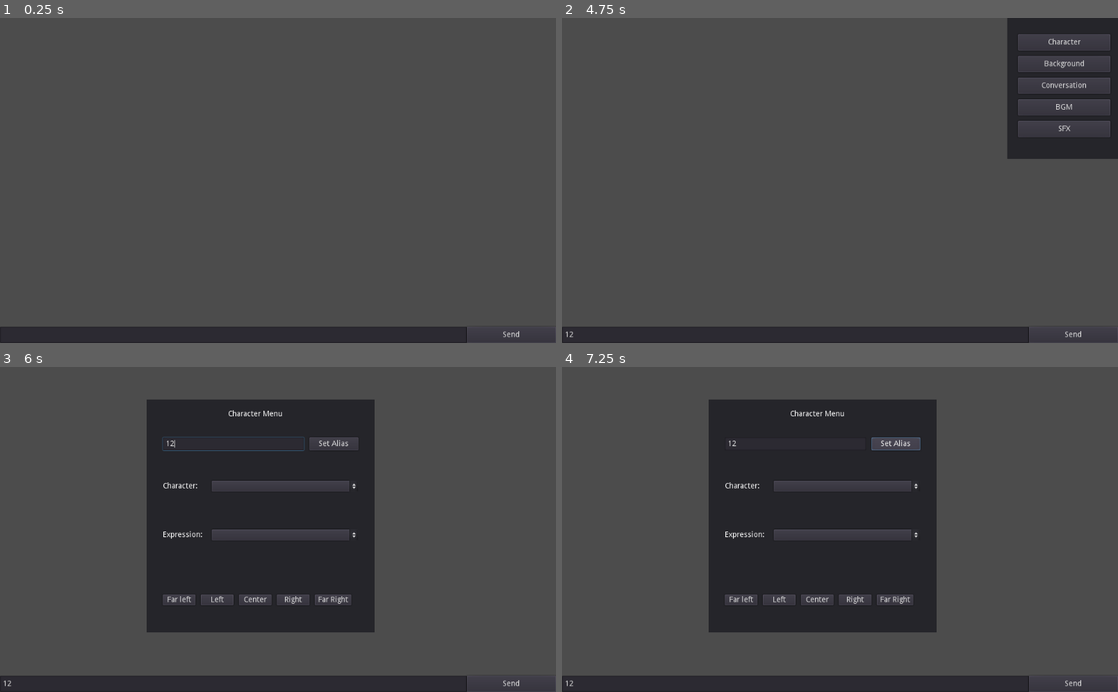
Above: before the commit, frames 1-4 (two rows, left to right).
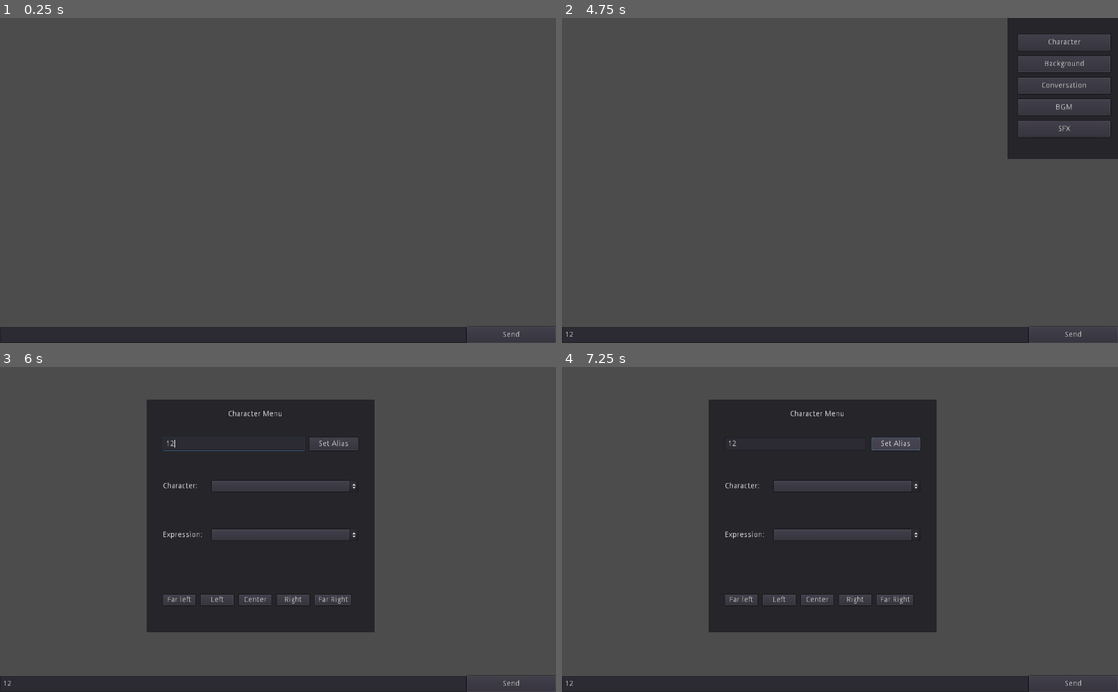
Above: after the commit, the same moments.

Repository: Tsumekiri/Open-Multiplayer-VN
Game: Godot game, scene res://Scenes/Game/Game.tscn
Two runs of this game, one before a commit and one after it. Both use one fixed random seed, a clock stepped at 60 frames per second and the inputs below. This scene is started directly instead of the project's main scene.
Inputs (mouse positions are in pixels of both pictures, inside the frame that each line leads up to):
- Up to frame 1 (0.25 s): no input
- Up to frame 2 (4.75 s): click (795, 336) at 0.52 s; type "12" at 0.6 s; click "Send" at 1.25 s; click "Send" at 2 s; click "Send" at 2.75 s; tap Enter at 3.5 s; move the mouse to (840, 40) at 3.52 s; click (840, 40) at 3.67 s; tap Space at 4.25 s; move the mouse to (1056, 122) at 4.27 s; click (1056, 122) at 4.42 s
- Up to frame 3 (6 s): click "Character" at 5 s; click (233, 445) at 5.77 s; type "12" at 5.85 s
- Up to frame 4 (7.25 s): click "Set Alias" at 6.5 s

The runs differ from the first frame. In frame 1, less than 0.1% of the frame differs, in the area x 90-94%, y 96-99%; in frame 2, 0.1%; in frame 3, 0.3%, in the area x 0-94%, y 13-99%; in frame 4, 0.3%.

Commit message:
Added background and conversation menu

Diff:
--- /dev/null
+++ b/Resources/Collision/BackgroundMenu.tres
@@ -0,0 +1,4 @@
+[gd_resource type="RectangleShape2D" format=2]
+
+[resource]
+extents = Vector2( 210, 214.413 )
--- a/Scenes/Game/Game.tscn
+++ b/Scenes/Game/Game.tscn
@@ -1,9 +1,11 @@
-[gd_scene load_steps=5 format=2]
+[gd_scene load_steps=7 format=2]
 
 [ext_resource path="res://Scenes/Util/TopBar.tscn" type="PackedScene" id=1]
 [ext_resource path="res://Scenes/Util/BottomBar.tscn" type="PackedScene" id=2]
 [ext_resource path="res://Scenes/Util/RightBar.tscn" type="PackedScene" id=3]
 [ext_resource path="res://Scenes/Menu/CharacterMenu.tscn" type="PackedScene" id=4]
+[ext_resource path="res://Scenes/Menu/BackgroundMenu.tscn" type="PackedScene" id=5]
+[ext_resource path="res://Scenes/Menu/ConversationMenu.tscn" type="PackedScene" id=6]
 
 [node name="Game" type="Control"]
 anchor_right = 1.0
@@ -22,4 +24,21 @@
 margin_top = 60.0
 margin_right = 690.0
 margin_bottom = 490.0
+
+[node name="BackgroundMenu" parent="." instance=ExtResource( 5 )]
+visible = false
+margin_left = 270.0
+margin_top = 60.0
+margin_right = -334.0
+margin_bottom = -110.0
+selector = "Background"
+
+[node name="ConversationMenu" parent="." instance=ExtResource( 6 )]
+visible = false
+margin_left = 270.0
+margin_top = 60.0
+margin_right = -334.0
+margin_bottom = -110.0
+[connection signal="open_menu" from="RightBar" to="ConversationMenu" method="_on_RightBar_open_menu"]
 [connection signal="open_menu" from="RightBar" to="CharacterMenu" method="_on_RightBar_open_menu"]
+[connection signal="open_menu" from="RightBar" to="BackgroundMenu" method="_on_RightBar_open_menu"]
--- /dev/null
+++ b/Scenes/Menu/BackgroundMenu.tscn
@@ -0,0 +1,41 @@
+[gd_scene load_steps=3 format=2]
+
+[ext_resource path="res://Scripts/Scenes/Menu/BackgroundMenu.gd" type="Script" id=1]
+[ext_resource path="res://Scenes/Menu/Generic/IngameMenu.tscn" type="PackedScene" id=2]
+
+[node name="BackgroundMenu" type="Control"]
+anchor_right = 1.0
+anchor_bottom = 1.0
+margin_right = -604.0
+margin_bottom = -170.0
+mouse_filter = 2
+script = ExtResource( 1 )
+
+[node name="IngameMenu" parent="." instance=ExtResource( 2 )]
+title = "Background Menu"
+
+[node name="BackgroundSet" type="OptionButton" parent="."]
+editor/display_folded = true
+margin_left = 140.0
+margin_top = 110.0
+margin_right = 380.0
+margin_bottom = 130.0
+
+[node name="Label" type="Label" parent="BackgroundSet"]
+margin_left = -110.0
+margin_right = -8.0
+margin_bottom = 20.0
+text = "Background Set:"
+
+[node name="Background" type="OptionButton" parent="."]
+margin_left = 140.0
+margin_top = 170.0
+margin_right = 380.0
+margin_bottom = 190.0
+
+[node name="Label" type="Label" parent="Background"]
+margin_left = -110.0
+margin_right = -8.0
+margin_bottom = 20.0
+text = "Background:"
+[connection signal="visibility_s" from="IngameMenu" to="." method="change_visibility"]
--- a/Scenes/Menu/CharacterMenu.tscn
+++ b/Scenes/Menu/CharacterMenu.tscn
@@ -1,30 +1,17 @@
 [gd_scene load_steps=3 format=2]
 
 [ext_resource path="res://Scripts/Scenes/Menu/CharacterMenu.gd" type="Script" id=1]
-[ext_resource path="res://Resources/Collision/CharacterMenu.tres" type="Shape2D" id=2]
+[ext_resource path="res://Scenes/Menu/Generic/IngameMenu.tscn" type="PackedScene" id=2]
 
-[node name="CharacterMenu" type="Panel"]
+[node name="CharacterMenu" type="Control"]
 margin_right = 420.0
 margin_bottom = 430.0
 mouse_filter = 2
 script = ExtResource( 1 )
+selector = "Character"
 
-[node name="Title" type="Label" parent="."]
-margin_left = 150.0
-margin_top = 20.0
-margin_right = 250.0
-margin_bottom = 40.0
-text = "Character Menu"
-
-[node name="Area2D" type="Area2D" parent="."]
-editor/display_folded = true
-position = Vector2( 210, 215.415 )
-
-[node name="CollisionShape2D" type="CollisionShape2D" parent="Area2D"]
-shape = ExtResource( 2 )
-__meta__ = {
-"_edit_lock_": true
-}
+[node name="IngameMenu" parent="." instance=ExtResource( 2 )]
+title = "Character Menu"
 
 [node name="Alias" type="LineEdit" parent="."]
 editor/display_folded = true
@@ -32,6 +19,8 @@
 margin_top = 70.0
 margin_right = 290.0
 margin_bottom = 94.0
+caret_blink = true
+caret_blink_speed = 0.5
 
 [node name="Button" type="Button" parent="Alias"]
 margin_left = 270.0
@@ -104,4 +93,4 @@
 margin_right = 377.0
 margin_bottom = 380.0
 text = "Far Right"
-[connection signal="input_event" from="Area2D" to="." method="_on_Area2D_input_event"]
+[connection signal="visibility_s" from="IngameMenu" to="." method="change_visibility"]
--- /dev/null
+++ b/Scenes/Menu/ConversationMenu.tscn
@@ -0,0 +1,85 @@
+[gd_scene load_steps=3 format=2]
+
+[ext_resource path="res://Scripts/Scenes/Menu/ConversationMenu.gd" type="Script" id=1]
+[ext_resource path="res://Scenes/Menu/Generic/IngameMenu.tscn" type="PackedScene" id=2]
+
+[node name="ConversationMenu" type="Control"]
+anchor_right = 1.0
+anchor_bottom = 1.0
+margin_right = -604.0
+margin_bottom = -170.0
+mouse_filter = 2
+script = ExtResource( 1 )
+selector = "Conversation"
+
+[node name="IngameMenu" parent="." instance=ExtResource( 2 )]
+title = "Conversation Menu"
+
+[node name="NewConversation" type="LineEdit" parent="."]
+margin_left = 20.0
+margin_top = 80.0
+margin_right = 250.0
+margin_bottom = 104.0
+
+[node name="Create" type="Button" parent="NewConversation"]
+margin_left = 240.0
+margin_right = 380.0
+margin_bottom = 24.0
+text = "Create Conversation"
+
+[node name="CurrentConversation" type="OptionButton" parent="."]
+margin_left = 20.0
+margin_top = 140.0
+margin_right = 250.0
+margin_bottom = 164.0
+
+[node name="Delete" type="Button" parent="CurrentConversation"]
+margin_left = 240.0
+margin_right = 382.0
+margin_bottom = 24.0
+text = "Delete Conversation"
+
+[node name="Positions" type="Control" parent="."]
+editor/display_folded = true
+margin_left = 20.0
+margin_top = 280.0
+margin_right = 60.0
+margin_bottom = 320.0
+
+[node name="FarLeft" type="Button" parent="Positions"]
+margin_left = 10.0
+margin_right = 70.0
+margin_bottom = 20.0
+text = "Far Left"
+
+[node name="Left" type="Button" parent="Positions"]
+margin_left = 80.0
+margin_right = 140.0
+margin_bottom = 20.0
+text = "Left"
+
+[node name="Center" type="Button" parent="Positions"]
+margin_left = 150.0
+margin_right = 210.0
+margin_bottom = 20.0
+text = "Center"
+
+[node name="Right" type="Button" parent="Positions"]
+margin_left = 220.0
+margin_right = 280.0
+margin_bottom = 20.0
+text = "Right"
+
+[node name="FarRight" type="Button" parent="Positions"]
+margin_left = 290.0
+margin_right = 357.0
+margin_bottom = 20.0
+text = "Far Right"
+
+[node name="Label" type="Label" parent="."]
+margin_left = 150.0
+margin_top = 250.0
+margin_right = 266.0
+margin_bottom = 270.0
+text = "Character Position"
+[connection signal="visibility_s" from="IngameMenu" to="." method="change_visibility"]
--- /dev/null
+++ b/Scenes/Menu/Generic/IngameMenu.tscn
@@ -0,0 +1,26 @@
+[gd_scene load_steps=3 format=2]
+
+[ext_resource path="res://Scripts/Scenes/Menu/Generic/IngameMenu.gd" type="Script" id=1]
+[ext_resource path="res://Resources/Collision/BackgroundMenu.tres" type="Shape2D" id=2]
+
+[node name="IngameMenu" type="Panel"]
+margin_right = 420.0
+margin_bottom = 430.0
+mouse_filter = 2
+script = ExtResource( 1 )
+
+[node name="Title" type="Label" parent="."]
+margin_left = 150.0
+margin_top = 20.0
+margin_right = 250.0
+margin_bottom = 40.0
+
+[node name="Area2D" type="Area2D" parent="."]
+position = Vector2( 210, 215.113 )
+
+[node name="CollisionShape2D" type="CollisionShape2D" parent="Area2D"]
+shape = ExtResource( 2 )
+__meta__ = {
+"_edit_lock_": true
+}
+[connection signal="input_event" from="Area2D" to="." method="_on_Area2D_input_event"]
--- /dev/null
+++ b/Scripts/Scenes/Menu/BackgroundMenu.gd
@@ -0,0 +1 @@
+extends "res://Scripts/Scenes/Menu/Generic/IngameMenuParent.gd"
--- a/Scripts/Scenes/Menu/CharacterMenu.gd
+++ b/Scripts/Scenes/Menu/CharacterMenu.gd
@@ -1,4 +1 @@
-extends "res://Scripts/Util/GameMenu.gd"
-
-func _ready():
-	self.menuTitle = "Character"
+extends "res://Scripts/Scenes/Menu/Generic/IngameMenuParent.gd"
--- /dev/null
+++ b/Scripts/Scenes/Menu/ConversationMenu.gd
@@ -0,0 +1 @@
+extends "res://Scripts/Scenes/Menu/Generic/IngameMenuParent.gd"
--- /dev/null
+++ b/Scripts/Scenes/Menu/Generic/IngameMenu.gd
@@ -0,0 +1,16 @@
+extends Panel
+
+export(String) var title setget set_title, get_title
+
+signal visibility_s(show)
+
+func set_title(pTitle: String):
+	title = pTitle
+	$Title.set_text(title)
+
+func get_title():
+	return title
+
+func _on_Area2D_input_event(viewport, event, shape_idx):
+	if (event is InputEventMouseButton and event.pressed and event.button_index == BUTTON_RIGHT):
+		emit_signal("visibility_s", false)
--- /dev/null
+++ b/Scripts/Scenes/Menu/Generic/IngameMenuParent.gd
@@ -0,0 +1,15 @@
+extends Control
+
+export(String) var selector
+
+func _on_RightBar_open_menu(menu):
+	if (menu == selector and not visible):
+		change_visibility(true)
+	else:
+		change_visibility(false)
+
+func change_visibility(pShow: bool):
+	if (pShow):
+		show()
+	else:
+		hide()
--- a/project.godot
+++ b/project.godot
@@ -37,6 +37,13 @@
 gdscript/warnings/unused_signal=false
 gdscript/warnings/return_value_discarded=false
 
+[display]
+
+window/size/test_width=1024
+window/size/test_height=600
+window/stretch/mode="2d"
+window/stretch/aspect="keep"
+
 [rendering]
 
 quality/driver/driver_name="GLES2"
